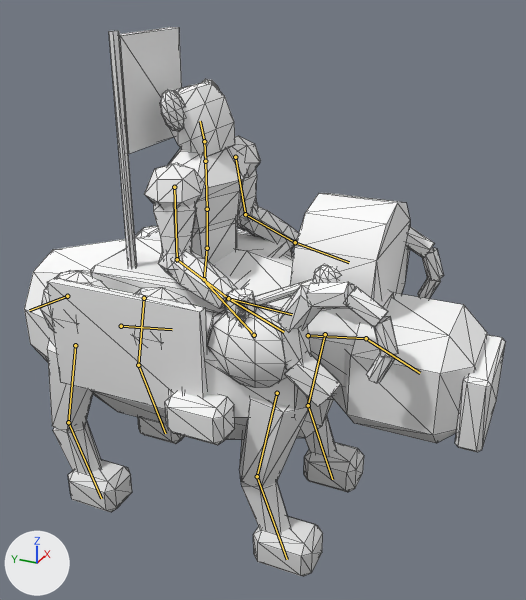
Renders of the glTF model client/public/assets/models/ram_drummer.glb from each side of a commit.
Before and after are seen from a 50 mm camera at (-2.57, -1.4, 2.36) aimed at (0.03, -0.23, 1.06). Lighting does not change. The marker at lower left points along +X, +Y and +Z. The picture after the commit comes second. Both versions are drawn at frame 2 of the action 'hit'; the numbers are the values there. The bones that change, and the others that lie on the model, are drawn over the model as lines. Mesh edges are drawn as thin lines.

Names of what the first picture shows: 'ram_drummer'.
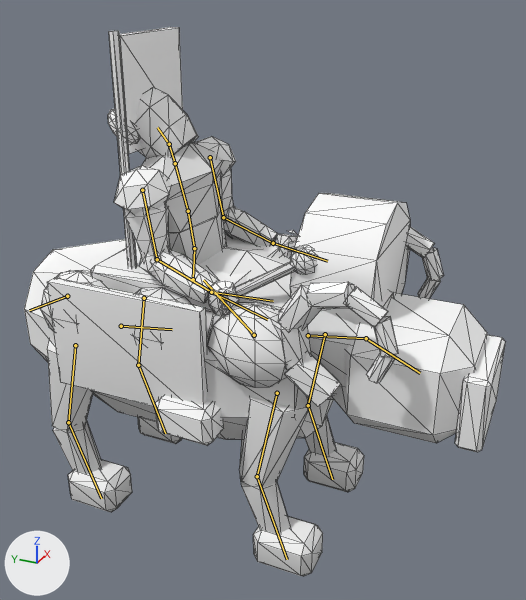
Pixel boxes [x1, y1, x2, y2] of what changed, in the pictures (526 x 600 px):
'ram_drummer', posed: [24, 27, 506, 577] in both
bone 'hips', root to tip: before (204, 279) to (207, 248); after (193, 279) to (194, 248)
bone 'spine', root to tip: before (207, 248) to (207, 209); after (194, 248) to (188, 211)
bone 'chest', root to tip: before (207, 209) to (205, 161); after (188, 211) to (175, 163)
bone 'head', root to tip: before (204, 141) to (200, 121); after (169, 144) to (157, 127)
bone 'upper_arm.L', root to tip: before (235, 157) to (245, 214); after (210, 157) to (223, 217)
bone 'upper_arm.R', root to tip: before (174, 187) to (177, 259); after (142, 190) to (157, 259)

Patch to the scene script:
```diff
--- a/client/public/assets/models/ram_drummer.glb.py
+++ b/client/public/assets/models/ram_drummer.glb.py
@@ bone_hips @@
 bone_hips = bpy.data.objects['ram_drummer_rig'].pose.bones['hips']  # child of 'withers'
-bone_hips.location = (0.0, 0.0, 0.0)
-bone_hips.rotation_quaternion = (1.0, 0.0, 0.0, 0.0)  # degrees (0, 0, 0)
+bone_hips.location = (0.0, -0.015, -0.054)
+bone_hips.rotation_quaternion = (1.0, 0.0, 0.0, 0.026)  # degrees (0, 0, 3)
@@ bone_spine @@
 bone_spine = bpy.data.objects['ram_drummer_rig'].pose.bones['spine']  # child of 'hips'
-bone_spine.rotation_quaternion = (0.997, -0.07, 0.0, 0.0)  # degrees (-8, 0, 0)
+bone_spine.rotation_quaternion = (0.99, -0.13, -0.004, 0.026)  # degrees (-15, 0, 3)
@@ bone_chest @@
 bone_chest = bpy.data.objects['ram_drummer_rig'].pose.bones['chest']  # child of 'spine'
-bone_chest.rotation_quaternion = (1.0, 0.0, 0.0, 0.0)  # degrees (0, 0, 0)
+bone_chest.rotation_quaternion = (0.997, -0.065, 0.003, -0.039)  # degrees (-7, 0, -5)
@@ bone_head @@
 bone_head = bpy.data.objects['ram_drummer_rig'].pose.bones['head']  # child of 'neck'
-bone_head.rotation_quaternion = (0.998, -0.061, 0.0, 0.0)  # degrees (-7, 0, 0)
+bone_head.rotation_quaternion = (0.989, -0.13, -0.008, 0.052)  # degrees (-15, 0, 6)
@@ bone_upper_arm_l @@
 bone_upper_arm_l = bpy.data.objects['ram_drummer_rig'].pose.bones['upper_arm.L']  # child of 'chest'
-bone_upper_arm_l.rotation_quaternion = (0.99, 0.065, 0.009, 0.108)  # degrees (7, 0, 12)
+bone_upper_arm_l.rotation_quaternion = (0.971, 0.114, 0.025, 0.193)  # degrees (14, 0, 23)
@@ bone_upper_arm_r @@
 bone_upper_arm_r = bpy.data.objects['ram_drummer_rig'].pose.bones['upper_arm.R']  # child of 'chest'
-bone_upper_arm_r.rotation_quaternion = (0.99, 0.065, -0.009, -0.108)  # degrees (7, 0, -12)
+bone_upper_arm_r.rotation_quaternion = (0.971, 0.114, -0.025, -0.193)  # degrees (13, 0, -22)
```
